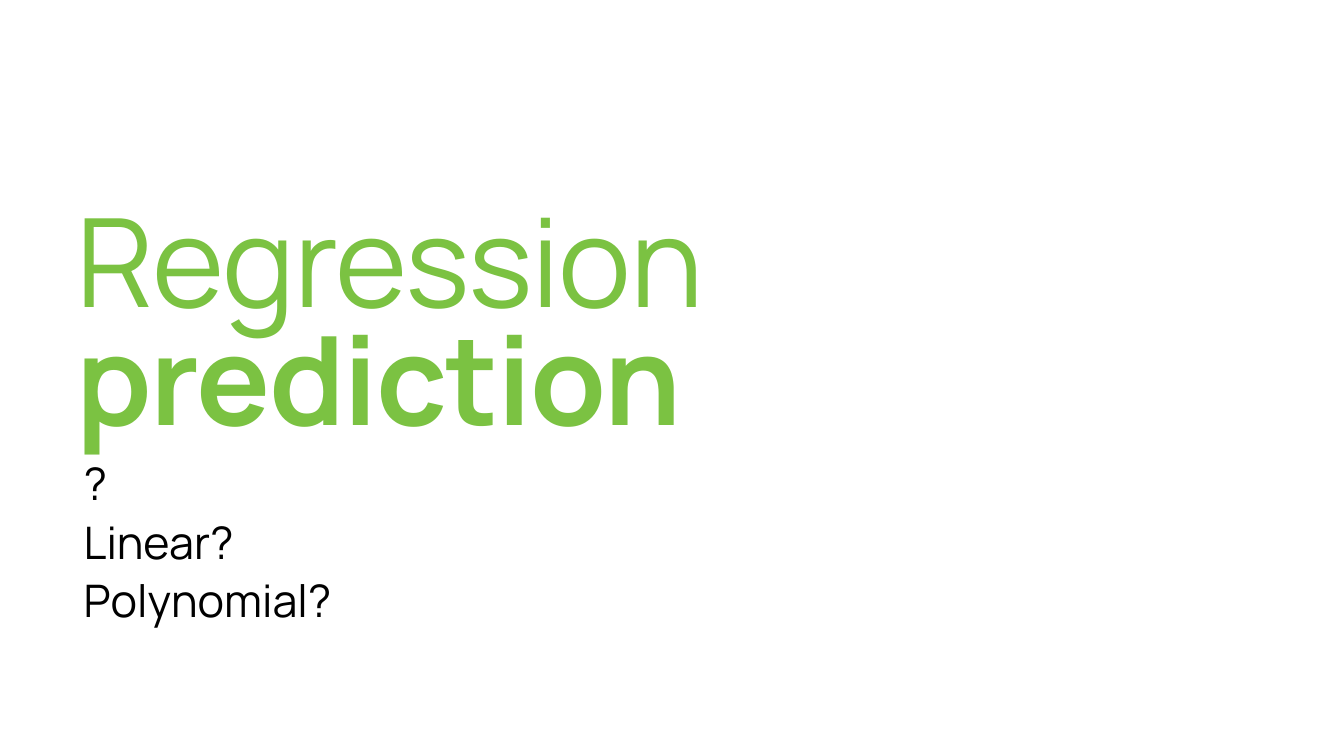
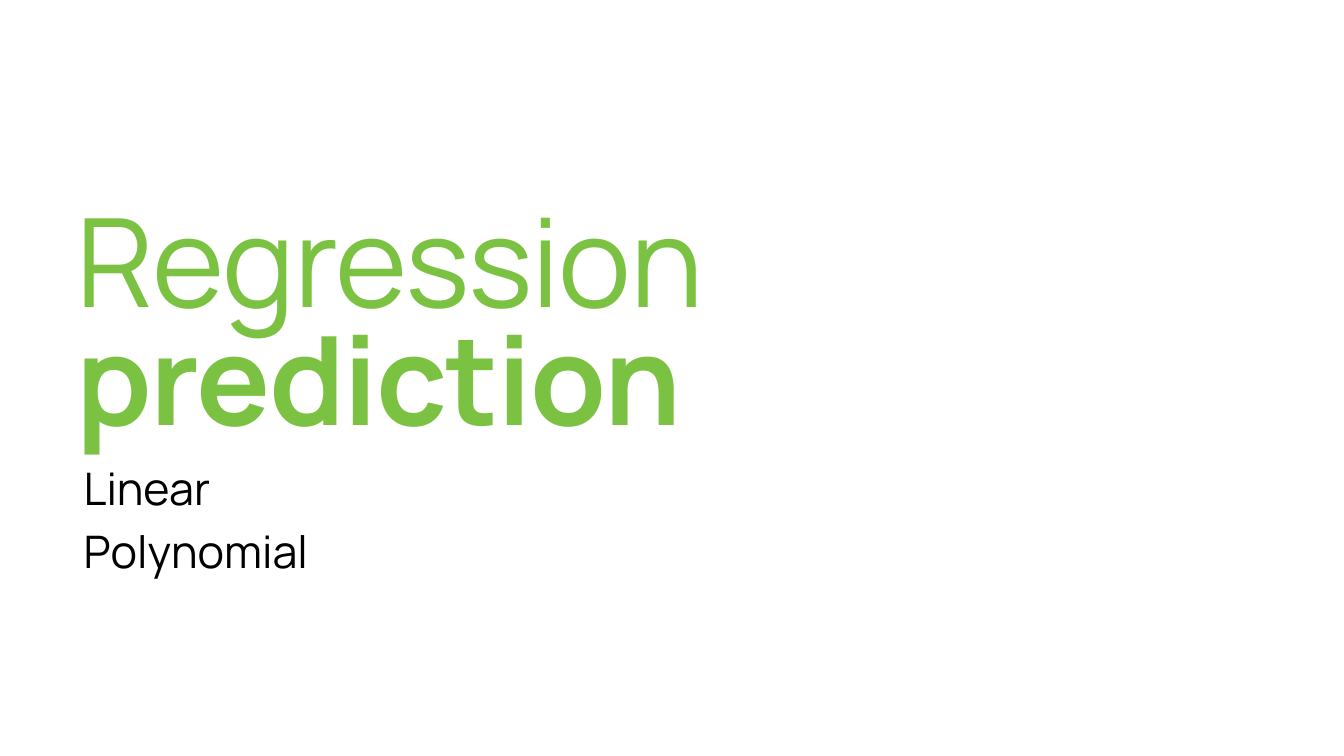
Before and after one commit to etoister/Kickstarter, a slide deck: slide 22 of updated KO.pptx. Drawn at 1344x756 pixels with LibreOffice and Linux fonts; fonts in the diff are those of the drawing. Boxes give left, top, right and bottom in pixels: in the first picture for what was removed or moved away, otherwise in the second. Text is boxed around its words. In the diff, an @@ line names an element or a change of style, - is before the commit and + after.

```diff
--- a/updated KO.pptx
+++ b/updated KO.pptx
@@ text at [84, 472, 308, 579]: text changed @@
-?
-Linear?
-Polynomial?
+Linear
+Polynomial
```
Also in this commit, not shown: 5 other slides changed, 1 slide added, 2 other files.
